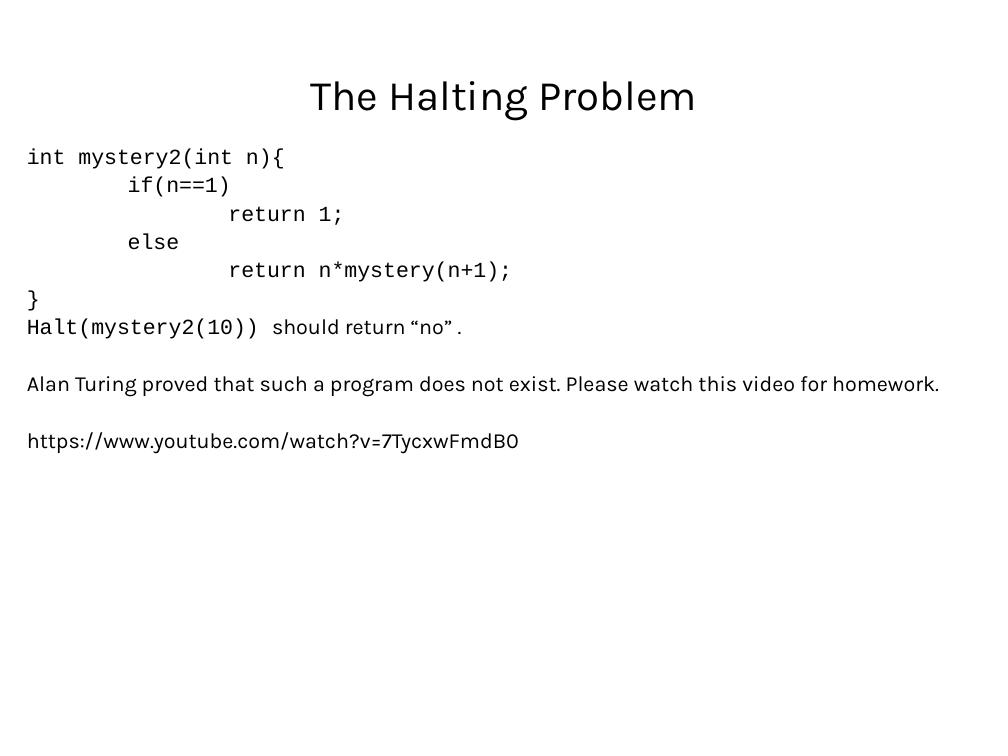
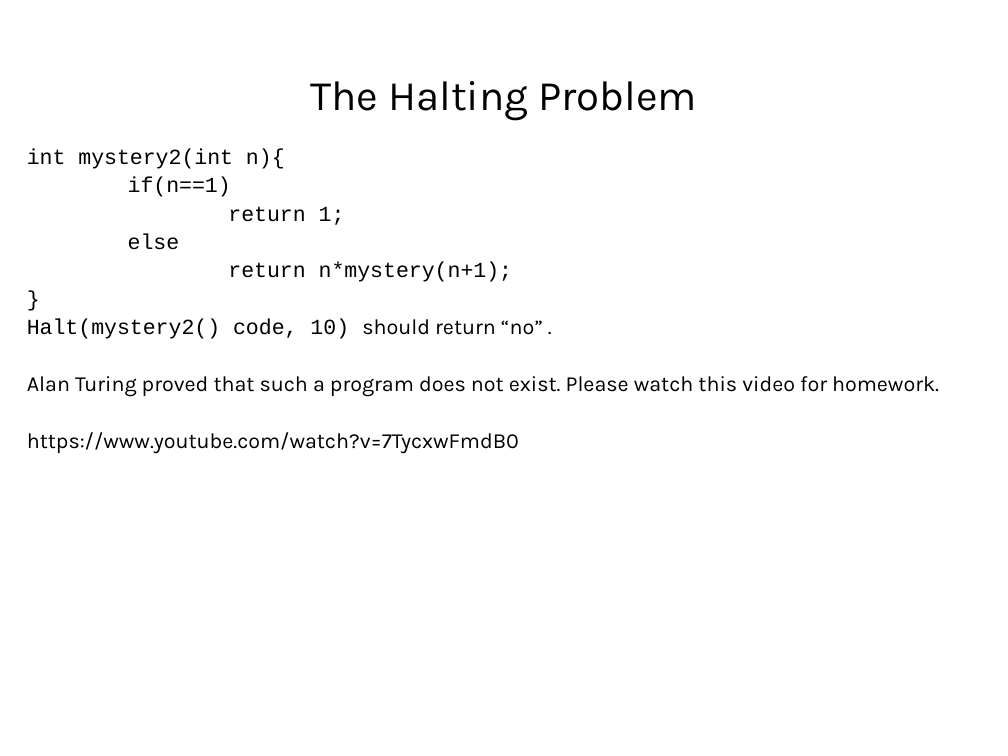
Before and after one commit to LongBaoNguyen/longbaonguyen.github.io, a slide deck: slide 32 of courses/apcsp/lecture15.ppt. Drawn at 1008x756 pixels with LibreOffice and Linux fonts; fonts in the diff are those of the drawing; background and template pictures are left out. Boxes give left, top, right and bottom in pixels: in the first picture for what was removed or moved away, otherwise in the second. Text is boxed around its words. In the diff, an @@ line names an element or a change of style, - is before the commit and + after.

```diff
--- a/courses/apcsp/lecture15.ppt
+++ b/courses/apcsp/lecture15.ppt
@@ text at [27, 319, 543, 339]: text changed @@
-Halt(mystery2(10)) should return “no” .
+Halt(mystery2() code, 10) should return “no” .
```
Also in this commit, not shown: 5 other slides changed, 3 other files.
